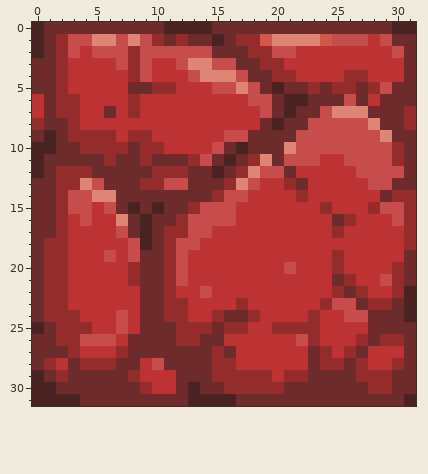
Two states of a pixel-art sprite, src/Sprites/wall_destructible1.png. Above: the version before the commit.
The file is 32x32 pixels.
After:
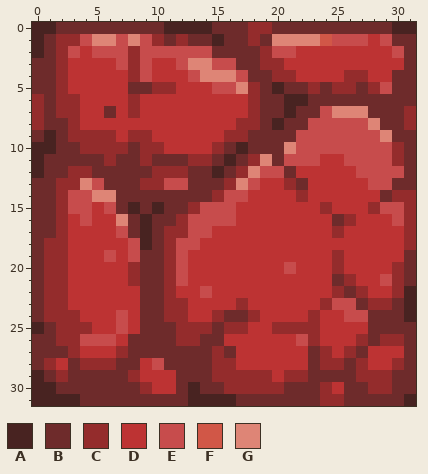
Palette (. is transparent): A #482321  B #6e2b2b  C #942c2c  D #bd3333  E #c74c4c  F #d15747  G #de8576
Diff:
Changed rows in their new state; - is an unchanged pixel.
first column x 0:
 0 -A----------------CC-----------
 1 ---C-------------B-B-----------
 2 ------------------B------------
 4 ------------------------------B
 5 ------------------C------------
 6 C-----------------CB------B-B--
 7 C-----------------CB-----------
 8 -----------------CC------------
 9 ----------------CC-------------
10 ---------------C---------------
11 --------------C----------------
12 --B----------------------------
first column x 24:
30 CD
31 CC
Boxes around the changes in both pictures, in picture pixels (x1, y1, x2, y2):
changed: (44, 22, 80, 46)
changed: (200, 22, 272, 166)
changed: (344, 70, 404, 106)
changed: (32, 94, 44, 118)
changed: (56, 166, 68, 178)
changed: (320, 382, 344, 406)
